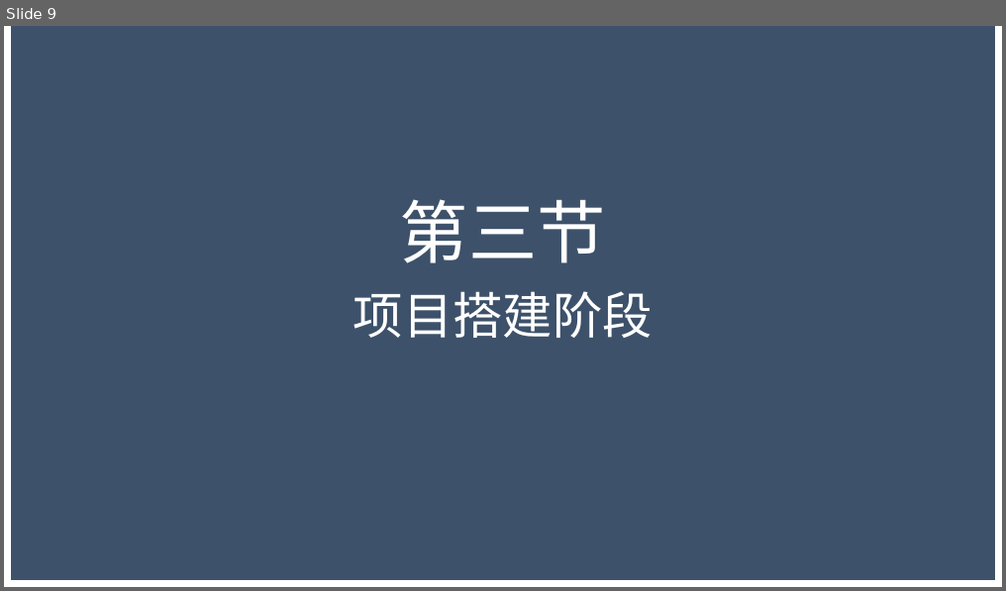
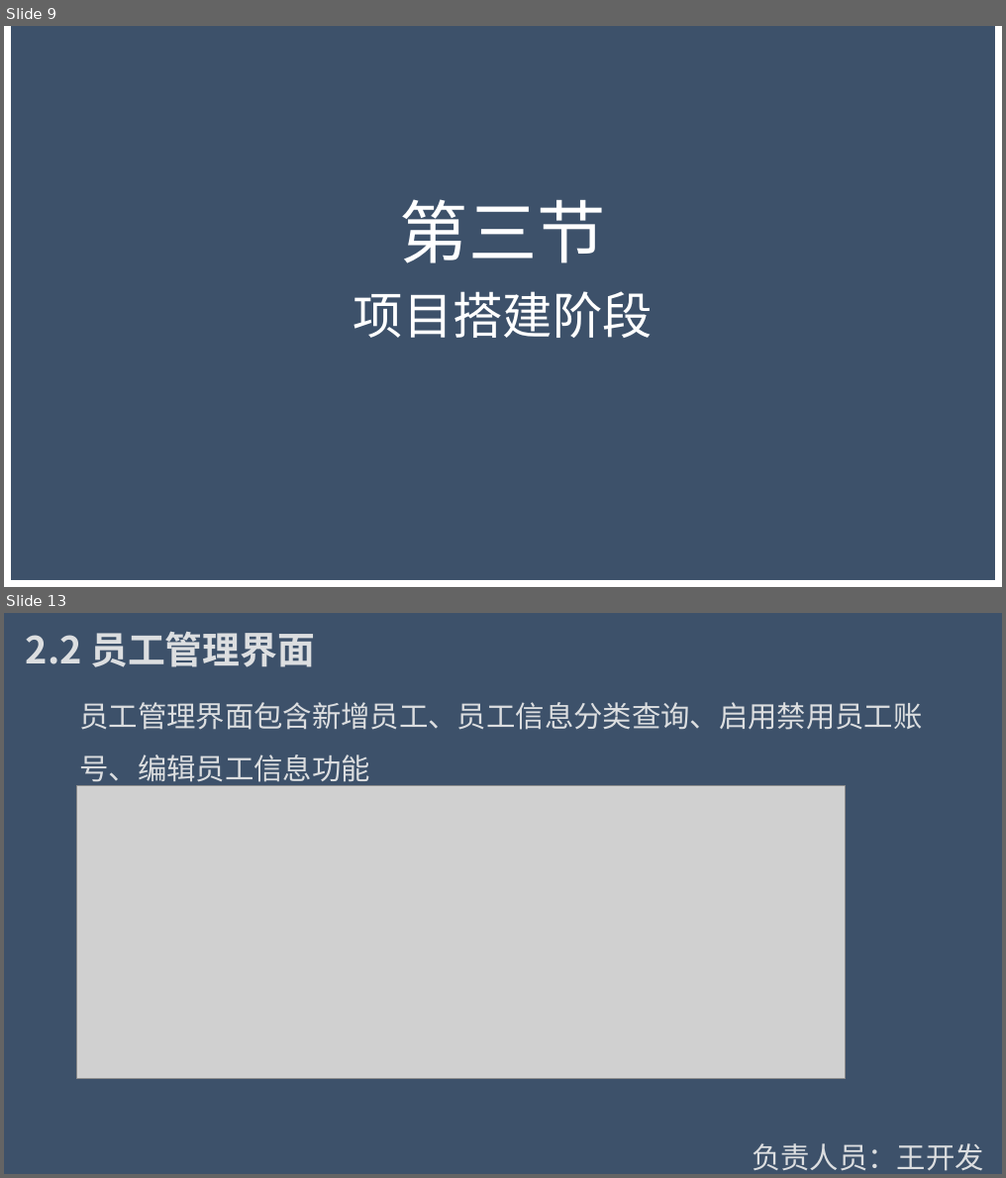
Before and after one commit to Wangzt670/swt, a slide deck: 项目待交付工件/D结项阶段/2.项目答辩.pptx. Shown one above the other, each under a label of ours: slide 9 before the commit, slides 9 and 13 after it; the slides between them are not shown. The pictures are 1006x591 and 1006x1178 pixels, drawn with LibreOffice and Linux fonts; fonts in the diff are those of the drawing; grey boxes stand for pictures; background and template pictures are left out; a plain dark background stands for a picture behind light text. Boxes give left, top, right and bottom in pixels: in the first picture for what was removed or moved away, otherwise in the second. Text is boxed around its words. In the diff, an @@ line names an element or a change of style, - is before the commit and + after.

```diff
--- a/项目待交付工件/D结项阶段/2.项目答辩.pptx
+++ b/项目待交付工件/D结项阶段/2.项目答辩.pptx
@@ slide 13 added at <box>4,613,1002,1174</box>, background #FFFFFF; not listed: 1 template element that a slide beside it also shows @@
@@ text added at <box>26,631,315,667</box>, 36 pt, text #DCDEE0, bold @@
+2.2 员工管理界面
@@ text added at <box>79,702,922,788</box>, 28 pt, text #DCDEE0 @@
+员工管理界面包含新增员工、员工信息分类查询、启用禁用员工账号、编辑员工信息功能
@@ picture added at <box>76,786,846,1078</box> @@
@@ text added at <box>751,1144,984,1171</box>, 28 pt, text #DCDEE0 @@
+负责人员：王开发
```
Also in this commit, not shown: 7 slides changed, 13 other slides added, 4 slides removed.
